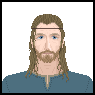
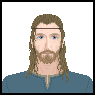
Layer changes from the first 95 x 95 image to the second:
painted on "Background" over [39, 50, 56, 64]
